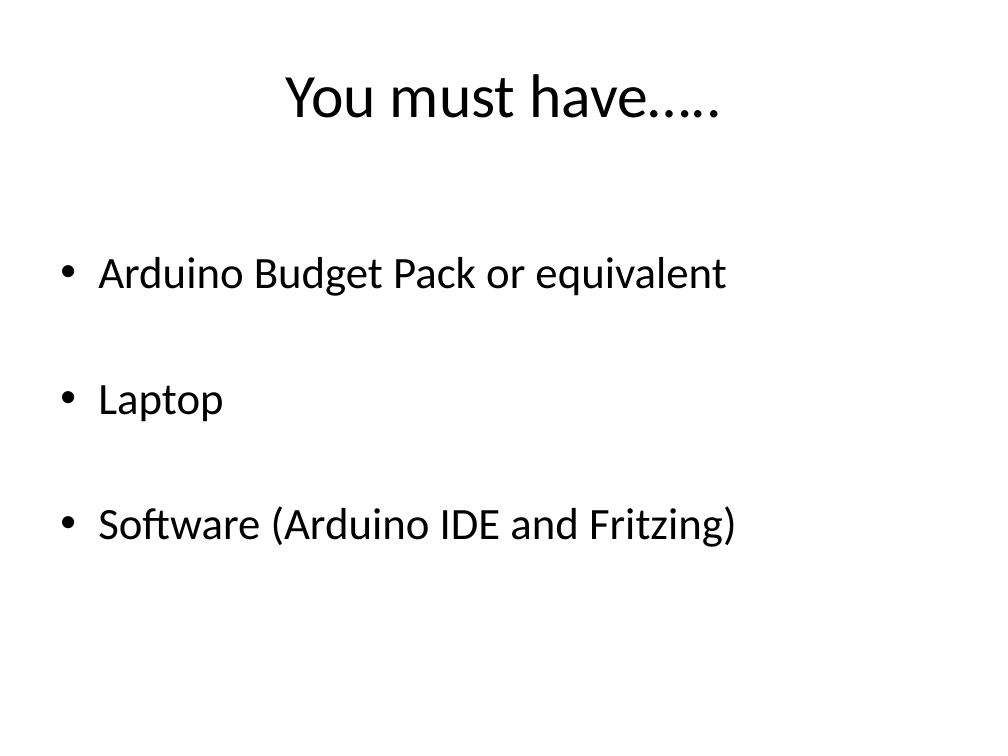
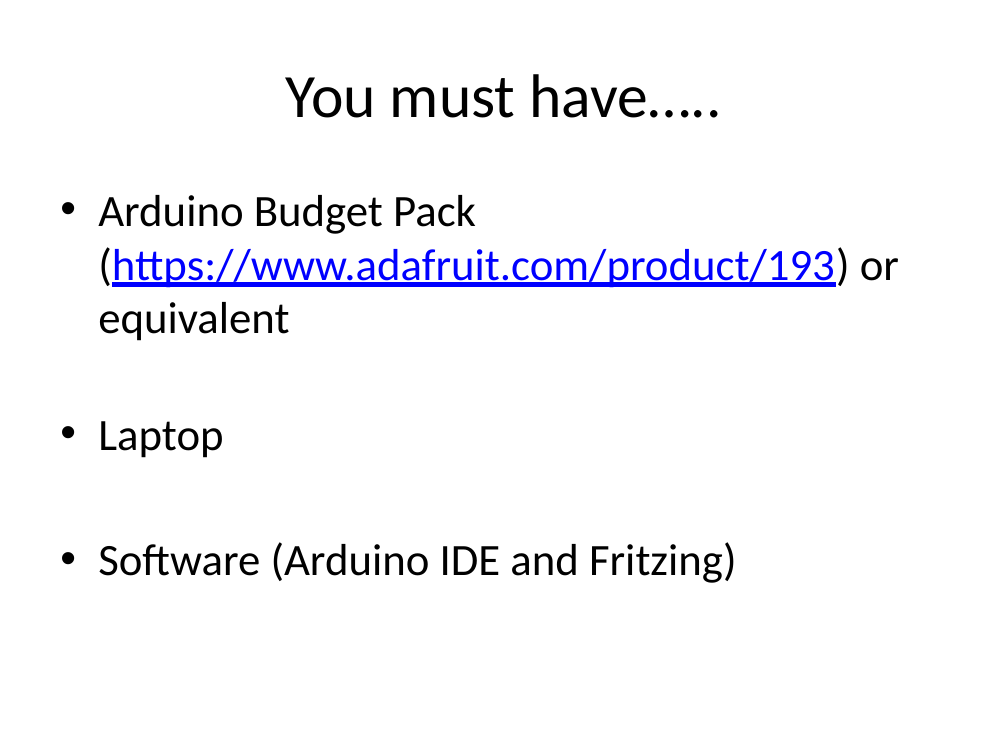
Before and after one commit to andaluri/ArduinoWorkshop1, a slide deck: slide 7 of ArduinoWorkshop1.pptx. Drawn at 1008x756 pixels with LibreOffice and Linux fonts; fonts in the diff are those of the drawing. Boxes give left, top, right and bottom in pixels: in the first picture for what was removed or moved away, otherwise in the second. Text is boxed around its words. In the diff, an @@ line names an element or a change of style, - is before the commit and + after.

Commit message:
Add link for Adafruit Budget Pack

```diff
--- a/ArduinoWorkshop1.pptx
+++ b/ArduinoWorkshop1.pptx
@@ text at (98,195,899,341): text changed; text colour #000000 to #0000FF @@
-• Arduino Budget Pack or equivalent
+• Arduino Budget Pack (https://www.adafruit.com/product/193) or equivalent
```
